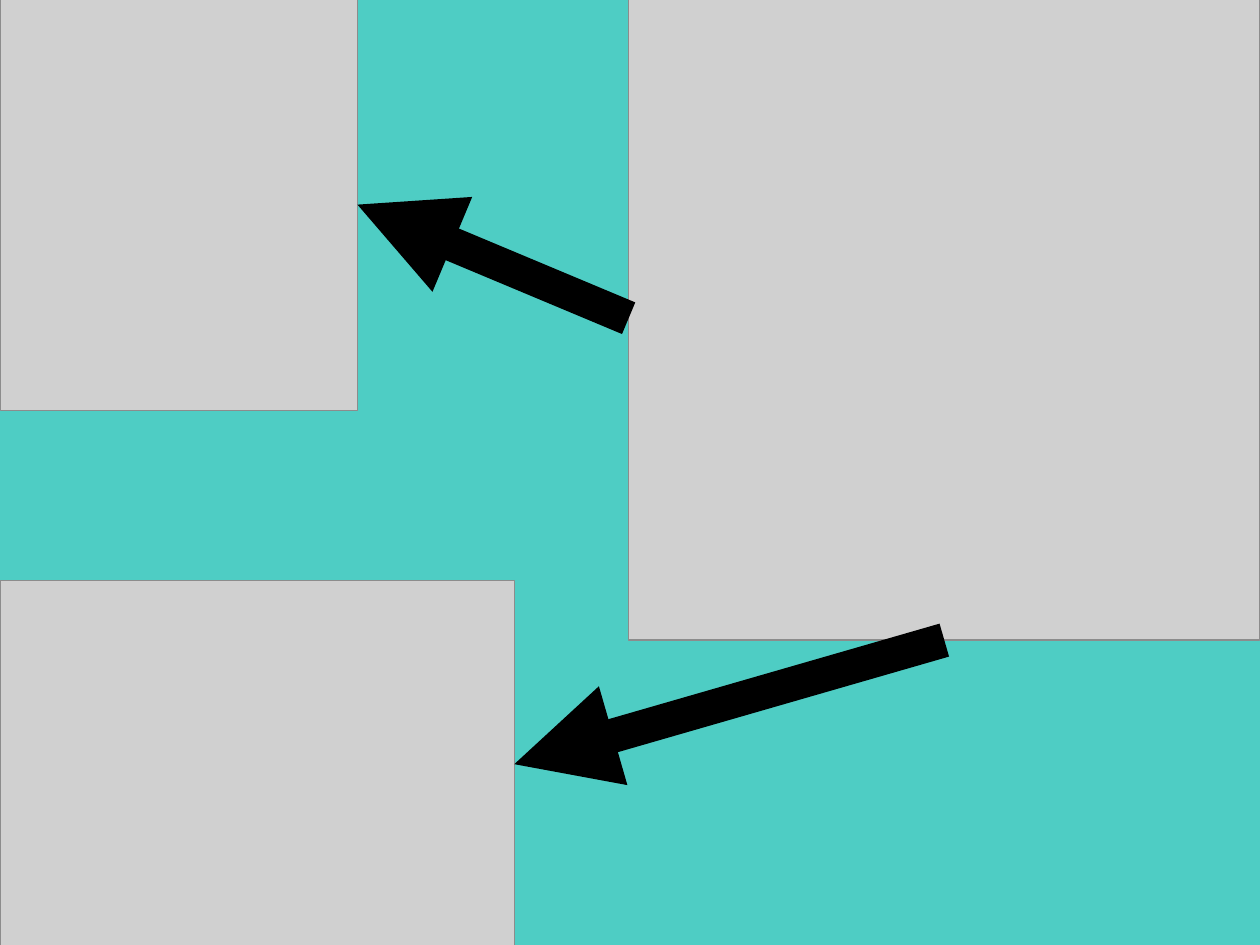
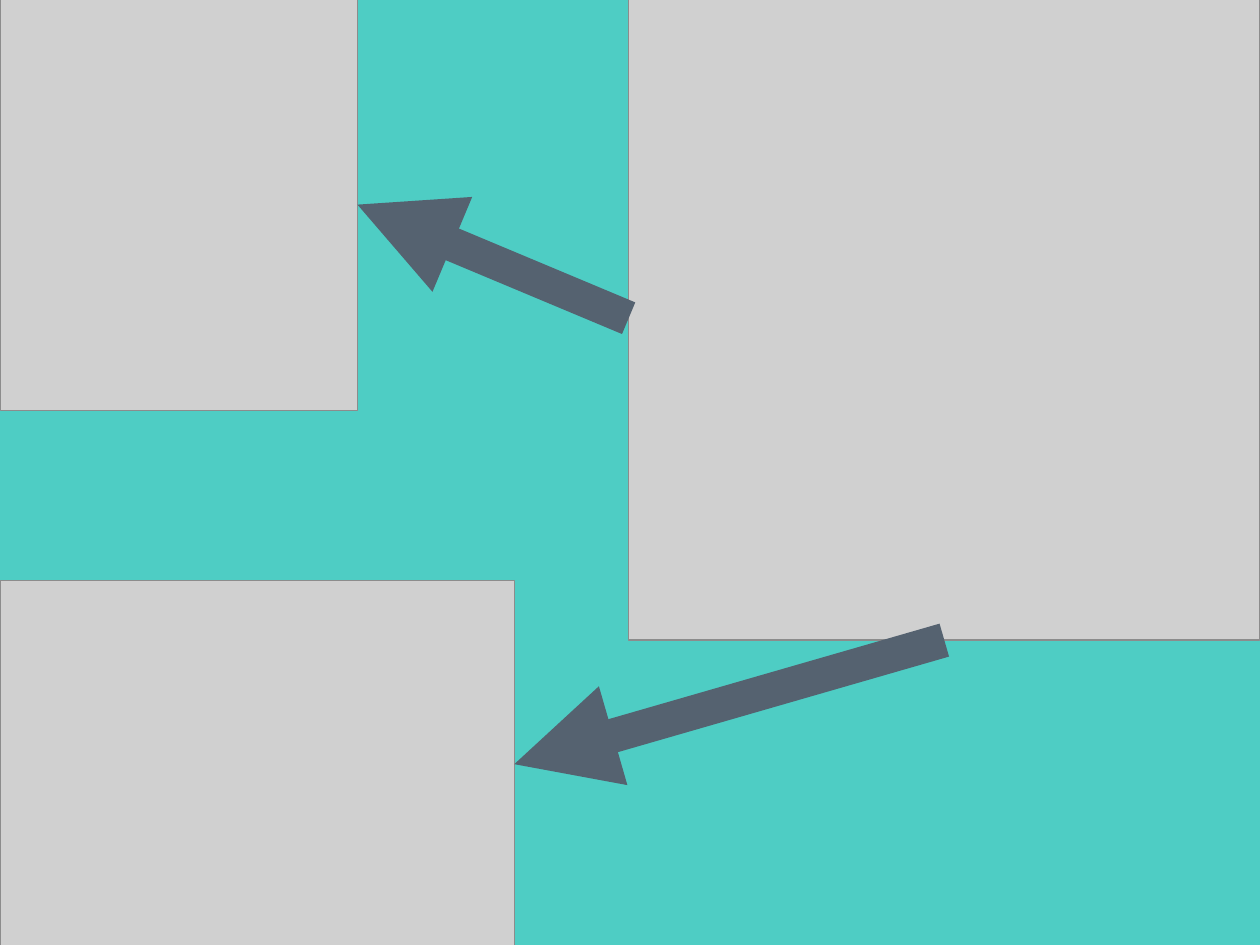
Before and after one commit to liammclennan/mobile-dev, a slide deck: slide 5 of presentation/mobile_dev.odp. Drawn at 1260x945 pixels with LibreOffice and Linux fonts; fonts in the diff are those of the drawing; grey boxes stand for pictures. Boxes give left, top, right and bottom in pixels: in the first picture for what was removed or moved away, otherwise in the second. Text is boxed around its words. In the diff, an @@ line names an element or a change of style, - is before the commit and + after.

Commit message:
more slides

```diff
--- a/presentation/mobile_dev.odp
+++ b/presentation/mobile_dev.odp
@@ arrow (629, 318) - (358, 205): stroke #000000 21.6 pt to #556270 21.6 pt @@
@@ arrow (944, 640) - (515, 765): stroke #000000 21.6 pt to #556270 21.6 pt @@
```
